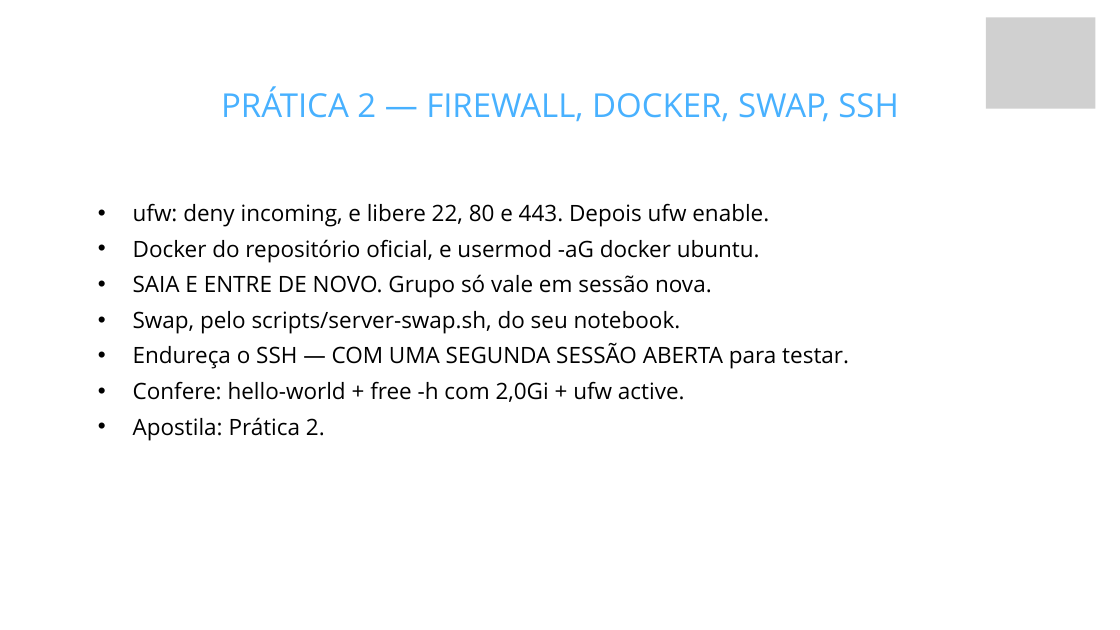
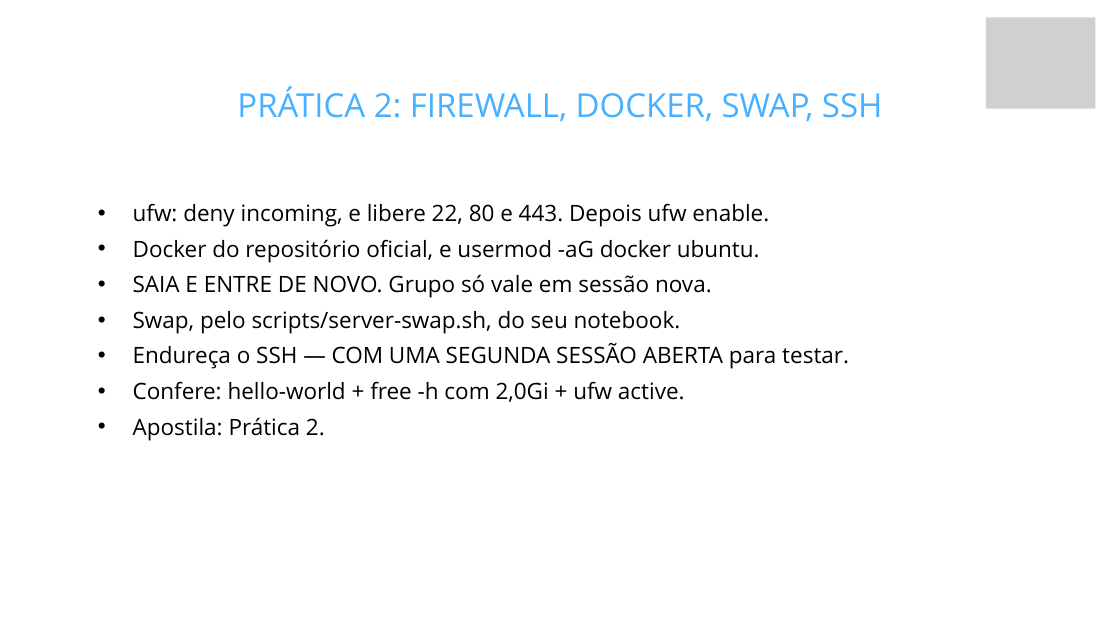
Before and after one commit to fabriciosiqueira08/capacitacao-gabarito, a slide deck: slide 28 of slides/build/aula-04-servidor-docker-kamal-e-deploy.pptx. Drawn at 1120x630 pixels with LibreOffice and Linux fonts; fonts in the diff are those of the drawing; grey boxes stand for pictures; background and template pictures are left out. Boxes give left, top, right and bottom in pixels: in the first picture for what was removed or moved away, otherwise in the second. Text is boxed around its words. In the diff, an @@ line names an element or a change of style, - is before the commit and + after.

Commit message:
Tira o tempo das apostilas e reduz os travessões
A apostila é do aluno. Estimativa de tempo é decisão de quem conduz, e na mão
do aluno ela só vira pressão: quem levar 25 minutos numa prática de 15 conclui
que está atrasado, quando não está. Os tempos continuam nos roteiros, que são
onde eles servem para alguma coisa.

- Saem as 32 marcações "~N minutos" das práticas e o "Duração: ~3h" do
  cabeçalho das quatro apostilas. Onde a linha tinha conteúdo além do tempo,
  o conteúdo ficou.
- Ficam as menções de tempo que são do produto, não do cronograma: o TTL de 15
  minutos do código OTP, e o "se travou por dez minutos, pergunte".

E os travessões, que estavam virando um tique: 311 em prosa nos documentos do
aluno, agora 51 — e o que sobrou está em comentário de código e em célula de
tabela "não se aplica", onde é legítimo.

A conversão foi caso a caso: coordenação virou vírgula, explicação virou
dois-pontos ou ponto, e aposto duplo virou parêntese. Depois uma revisão manual
tirou o excesso de dois-pontos que a conversão criou, e ajustou a pontuação dos
parênteses novos.

Títulos passam a usar dois-pontos (90 títulos e 30 títulos de slide), e os
roteiros usam ponto médio nos blocos com relógio, porque "### 00:00: Retomada"
tinha dois-pontos demais. Isso também corrige uma inconsistência que eu tinha
introduzido: os slides de prática vinham com travessão no título, contrariando
a decisão anterior de tirá-los do deck.

```diff
--- a/slides/build/aula-04-servidor-docker-kamal-e-deploy.pptx
+++ b/slides/build/aula-04-servidor-docker-kamal-e-deploy.pptx
@@ text at <box>237,86,882,122</box>: text changed @@
-PRÁTICA 2 — FIREWALL, DOCKER, SWAP, SSH
+PRÁTICA 2: FIREWALL, DOCKER, SWAP, SSH
```
Also in this commit, not shown: 9 other slides changed, 55 other files.
